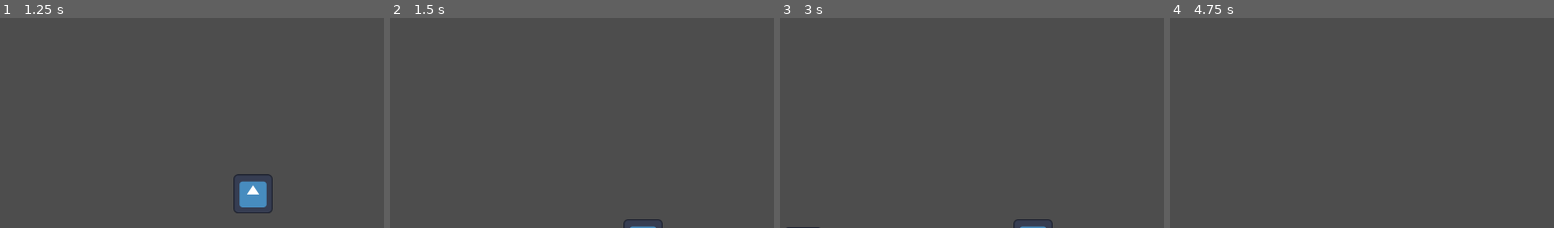
Above: before the commit, frames 1-4 (left to right).
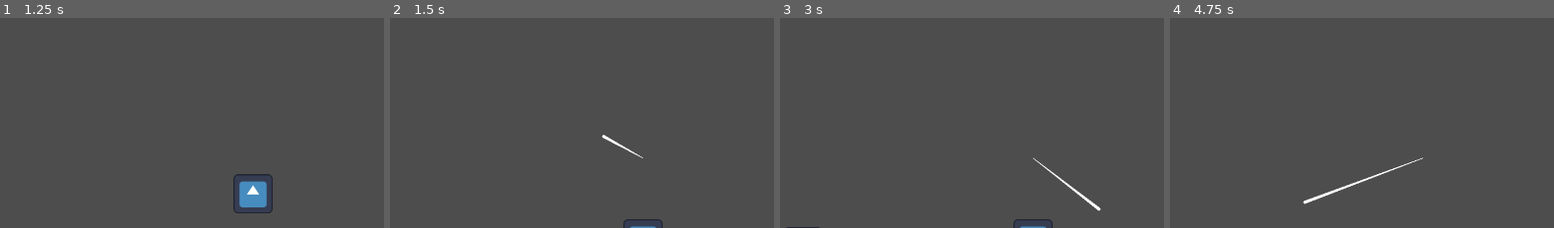
Above: after the commit, the same moments.

Repository: JoeOrchard03/Bubble-Fish
Game: Godot game, scene res://Scenes/MainScene.tscn
The game is run twice, just before and just after one commit, with the same random seed, the same clock (stepped at 60 frames per second) and the same inputs. The project has no main scene, so this scene is started directly. The engine's default icon, where the game draws it, is replaced by a stand-in: a white triangle on a blue panel in a dark square.
Inputs (mouse positions are in pixels of both pictures, inside the frame that each line leads up to):
- Up to frame 1 (1.25 s): tap Enter at 0.5 s; move the mouse to (outside the picture) at 0.52 s; click (outside the picture) at 0.67 s
- Up to frame 2 (1.5 s): drag from (486, 28) to (605, 95) at 1.27 s
- Up to frame 3 (3 s): move the mouse to (outside the picture) at 2.02 s; click (outside the picture) at 2.17 s; drag from (995, 95) to (outside the picture) at 2.77 s
- Up to frame 4 (4.75 s): move the mouse to (outside the picture) at 3.52 s; click (outside the picture) at 3.67 s; drag from (outside the picture) to (outside the picture) at 4.27 s

Frame 1 is identical in both runs. In frame 2, 0.1% of the frame differs, in the area x 55-66%, y 55-67%; in frame 3, 0.3%; in frame 4, 0.4%, in the area x 34-66%, y 66-89%.

Commit message:
in da clurb straight telegraphing it, and by it, i mean my peanits

Diff:
--- a/Scripts/control_logic.gd
+++ b/Scripts/control_logic.gd
@@ -1,6 +1,10 @@
 extends Node2D
 
 var net_prefab = preload("res://Prefabs/net.tscn")
+
+var line
+
+@export var ship_pos = Vector2(1280, 1212)
 
 var start_pos: Vector2 = Vector2(-1, -1)
 var final_pos: Vector2
@@ -30,9 +34,12 @@
 		print("Final:")
 		print(final_pos)
 
+
+
+
 		var net = net_prefab.instantiate()
 		add_child(net)
-		net.position = Vector2(1280, 1212)
+		net.position = ship_pos
 
 		net.apply_central_impulse(launch_direction*(launch_force*1.7))
 
@@ -41,6 +48,26 @@
 		twice = false
 
 func _physics_process(delta: float) -> void:
+	if line != null:
+		line.queue_free()
+	if pressed:
+		line = Line2D.new()
+		add_child(line)
+		line.position = ship_pos
+		line.add_point(Vector2(0, 0))
+		var curve = Curve.new()
+		curve.add_point(Vector2(0.2, 0.2))
+		curve.add_point(Vector2(1, 1))
+		line.antialiased = true
+		line.end_cap_mode = Line2D.LINE_CAP_ROUND
+		line.begin_cap_mode = Line2D.LINE_CAP_ROUND
+		line.width_curve = curve
+		for i in 50:
+			var pos = (((start_pos-final_pos).normalized()*start_pos.distance_to(final_pos))/50)/i
+			line.add_point(pos)
+
+		line.add_point((start_pos-final_pos).normalized()*start_pos.distance_to(final_pos))
+
 	if twice:
 		launch()
 
--- a/project.godot
+++ b/project.godot
@@ -28,3 +28,4 @@
 [rendering]
 
 renderer/rendering_method="mobile"
+anti_aliasing/quality/msaa_2d=2
